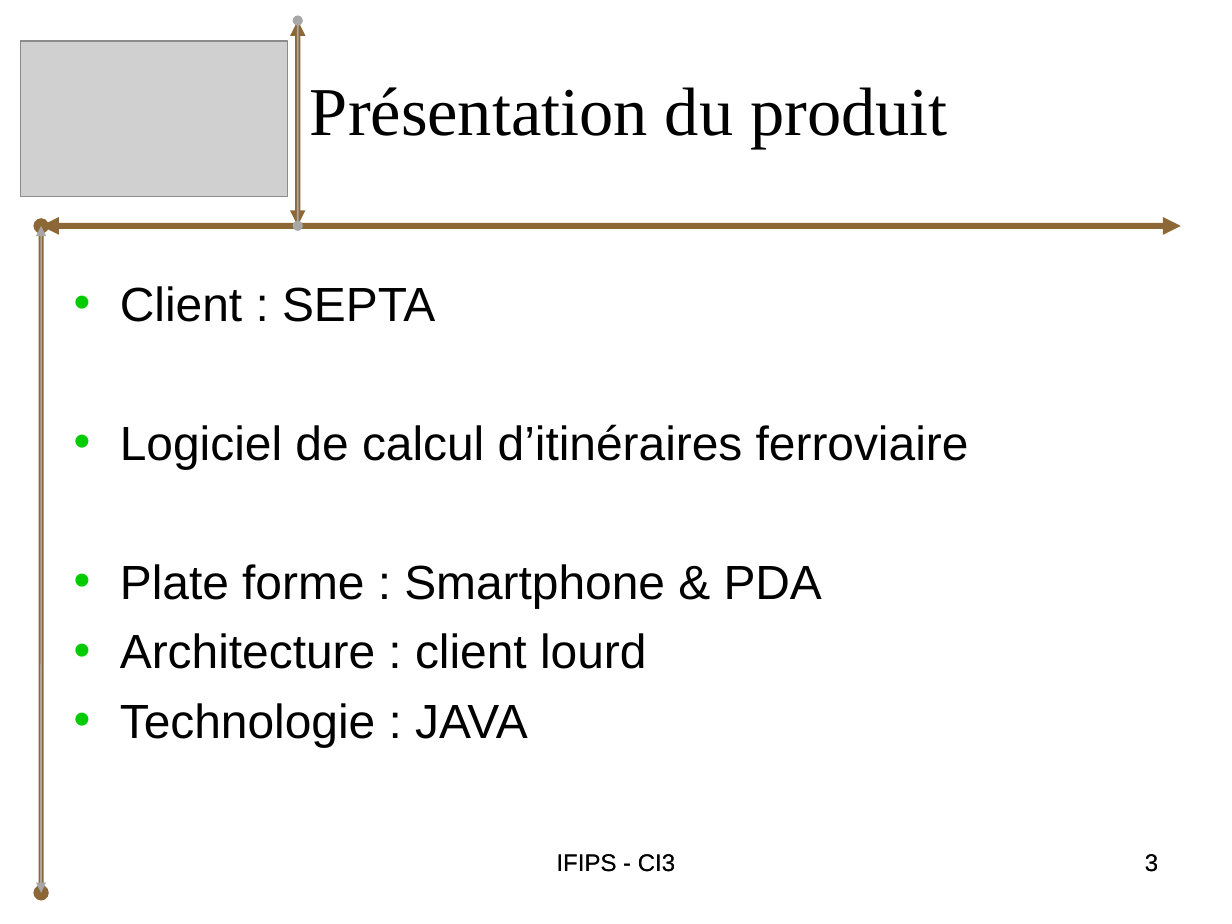
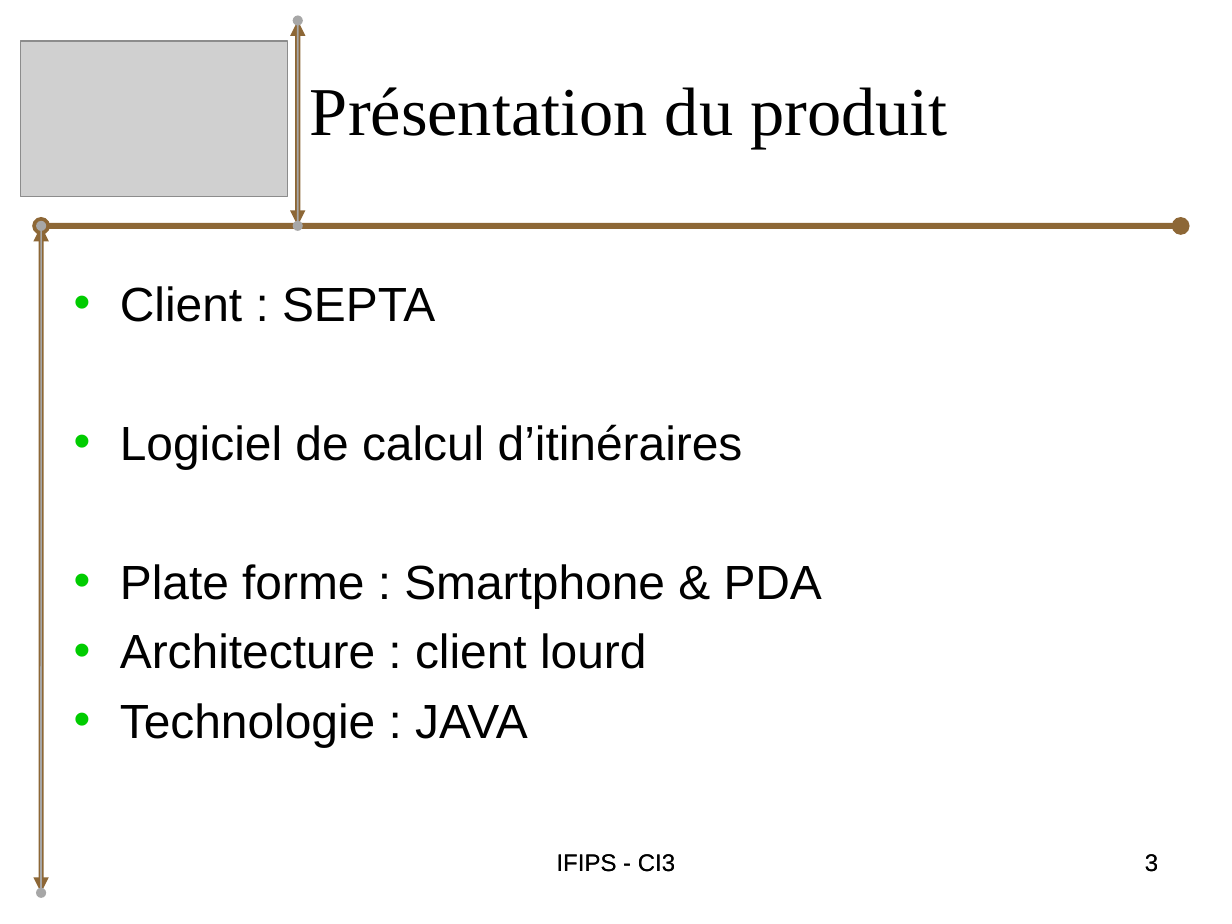
Before and after one commit to bryan-brancotte/projetgl-2008, a slide deck: slide 3 of doc/Soutenance/iGo_Presentation_toPrint.ppt. Drawn at 1232x924 pixels with LibreOffice and Linux fonts; fonts in the diff are those of the drawing; grey boxes stand for pictures. Boxes give left, top, right and bottom in pixels: in the first picture for what was removed or moved away, otherwise in the second. Text is boxed around its words. In the diff, an @@ line names an element or a change of style, - is before the commit and + after.

```diff
--- a/doc/Soutenance/iGo_Presentation_toPrint.ppt
+++ b/doc/Soutenance/iGo_Presentation_toPrint.ppt
@@ double arrow (41, 225) - (1180, 225): arrowheads changed @@
@@ double arrow (41, 893) - (41, 225): arrowheads changed @@
@@ double arrow (41, 893) - (41, 225): arrowheads changed @@
@@ text at [120,424,743,469]: text changed @@
-• Logiciel de calcul d’itinéraires ferroviaire
+• Logiciel de calcul d’itinéraires
```
Also in this commit, not shown: 28 other slides changed, 1 slide added, 1 slide removed, 1 other file.
